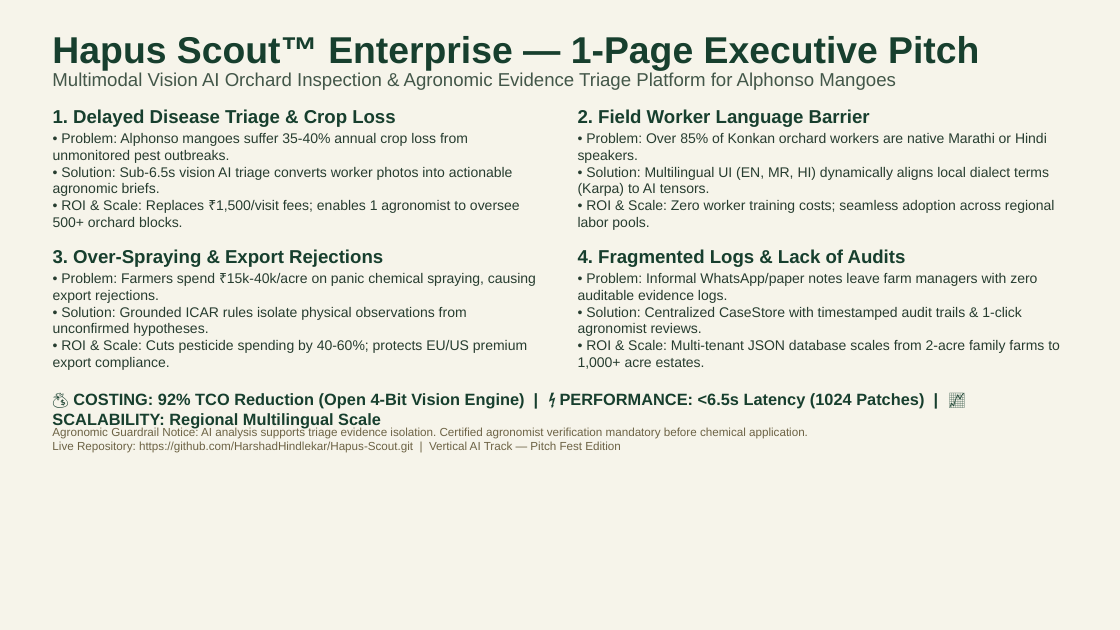
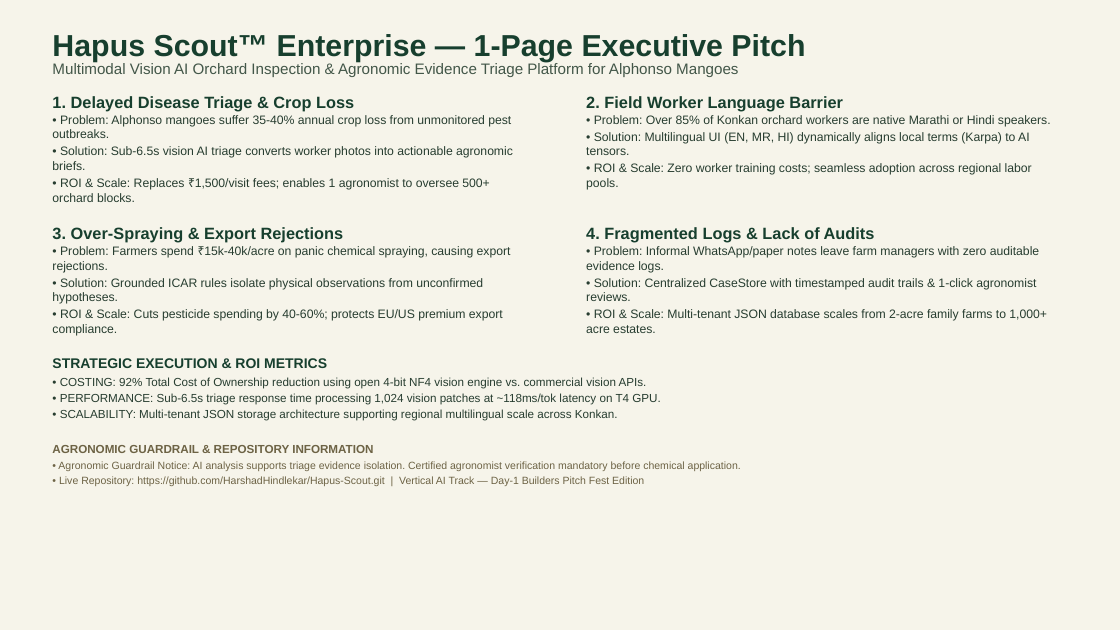
Before and after one commit to HarshadHindlekar/Hapus-Scout, a slide deck: slide 1 of output/presentation/hapus-scout-day1.pptx. Drawn at 1120x630 pixels with LibreOffice and Linux fonts; fonts in the diff are those of the drawing. Boxes give left, top, right and bottom in pixels: in the first picture for what was removed or moved away, otherwise in the second. Text is boxed around its words. In the diff, an @@ line names an element or a change of style, - is before the commit and + after.

Commit message:
fix(pitch): adjust vertical layout geometry and paragraph spacing to eliminate text collisions in PPTX and PDF

```diff
--- a/output/presentation/hapus-scout-day1.pptx
+++ b/output/presentation/hapus-scout-day1.pptx
@@ text "Hapus Scout™ Enterprise — 1-Page ..." at bbox=[52, 34, 805, 62]: size 32 to 26 pt; more space between paragraphs @@
@@ text "Multimodal Vision AI Orchard Inspection ...": place and size @@
-text "Multimodal Vision AI Orchard Inspection ..." at bbox=[52, 72, 896, 90]
+text "Multimodal Vision AI Orchard Inspection ..." at bbox=[52, 62, 738, 77]
@@ text "Multimodal Vision AI Orchard Inspection ..." at bbox=[52, 62, 738, 77]: size 16 to 13 pt; more space between paragraphs @@
@@ text "1. Delayed Disease Triage & ...": place and size @@
-text "1. Delayed Disease Triage & ..." at bbox=[53, 109, 395, 127]
+text "1. Delayed Disease Triage & ..." at bbox=[52, 96, 354, 111]
@@ text at bbox=[52, 115, 513, 202]: text changed; size 12 to 10.5 pt @@
-• Problem: Alphonso mangoes suffer 35-40% annual crop loss from unmonitored pest outbreaks.
-• Solution: Sub-6.5s vision AI triage converts worker photos into actionable agronomic briefs.
-• ROI & Scale: Replaces ₹1,500/visit fees; enables 1 agronomist to oversee 500+ orchard blocks.
+• Problem: Alphonso mangoes suffer 35-40% annual crop loss from unmonitored pest outbreaks.
+• Solution: Sub-6.5s vision AI triage converts worker photos into actionable agronomic briefs.
+• ROI & Scale: Replaces ₹1,500/visit fees; enables 1 agronomist to oversee 500+ orchard blocks.
@@ text "2. Field Worker Language Barrier": place and size @@
-text "2. Field Worker Language Barrier" at bbox=[578, 109, 870, 127]
+text "2. Field Worker Language Barrier" at bbox=[586, 96, 843, 111]
@@ text at bbox=[586, 115, 1051, 190]: text changed; size 12 to 10.5 pt @@
-• Problem: Over 85% of Konkan orchard workers are native Marathi or Hindi speakers.
-• Solution: Multilingual UI (EN, MR, HI) dynamically aligns local dialect terms (Karpa) to AI tensors.
-• ROI & Scale: Zero worker training costs; seamless adoption across regional labor pools.
+• Problem: Over 85% of Konkan orchard workers are native Marathi or Hindi speakers.
+• Solution: Multilingual UI (EN, MR, HI) dynamically aligns local terms (Karpa) to AI tensors.
+• ROI & Scale: Zero worker training costs; seamless adoption across regional labor pools.
@@ text "3. Over-Spraying & Export Rejections": place and size @@
-text "3. Over-Spraying & Export Rejections" at bbox=[53, 249, 383, 267]
+text "3. Over-Spraying & Export Rejections" at bbox=[52, 227, 344, 243]
@@ size 16 to 14 pt; more space between paragraphs in 4 elements at bbox=[52, 96, 354, 111], bbox=[586, 96, 843, 111], bbox=[52, 227, 344, 243], bbox=[586, 227, 875, 243] @@
@@ text "4. Fragmented Logs & Lack ...": place and size @@
-text "4. Fragmented Logs & Lack ..." at bbox=[578, 249, 906, 267]
+text "4. Fragmented Logs & Lack ..." at bbox=[586, 227, 875, 243]
@@ text at bbox=[52, 246, 511, 336]: text changed; size 12 to 10.5 pt @@
-• Problem: Farmers spend ₹15k-40k/acre on panic chemical spraying, causing export rejections.
-• Solution: Grounded ICAR rules isolate physical observations from unconfirmed hypotheses.
-• ROI & Scale: Cuts pesticide spending by 40-60%; protects EU/US premium export compliance.
+• Problem: Farmers spend ₹15k-40k/acre on panic chemical spraying, causing export rejections.
+• Solution: Grounded ICAR rules isolate physical observations from unconfirmed hypotheses.
+• ROI & Scale: Cuts pesticide spending by 40-60%; protects EU/US premium export compliance.
@@ text at bbox=[586, 246, 1047, 333]: text changed; size 12 to 10.5 pt @@
-• Problem: Informal WhatsApp/paper notes leave farm managers with zero auditable evidence logs.
-• Solution: Centralized CaseStore with timestamped audit trails & 1-click agronomist reviews.
-• ROI & Scale: Multi-tenant JSON database scales from 2-acre family farms to 1,000+ acre estates.
+• Problem: Informal WhatsApp/paper notes leave farm managers with zero auditable evidence logs.
+• Solution: Centralized CaseStore with timestamped audit trails & 1-click agronomist reviews.
+• ROI & Scale: Multi-tenant JSON database scales from 2-acre family farms to 1,000+ acre estates.
@@ text added at bbox=[52, 358, 327, 368], 12 pt, text #173F2E, bold @@
+STRATEGIC EXECUTION & ROI METRICS
@@ text at bbox=[60, 377, 660, 421]: text changed; size 14 to 10 pt; text colour #173F2E to #273D30; bold off @@
-💰 COSTING: 92% TCO Reduction (Open 4-Bit Vision Engine) | ⚡ PERFORMANCE: <6.5s Latency (1024 Patches) | 📈 SCALABILITY: Regional Multilingual Scale
+• COSTING: 92% Total Cost of Ownership reduction using open 4-bit NF4 vision engine vs. commercial vision APIs.
+• PERFORMANCE: Sub-6.5s triage response time processing 1,024 vision patches at ~118ms/tok latency on T4 GPU.
+• SCALABILITY: Multi-tenant JSON storage architecture supporting regional multilingual scale across Konkan.
@@ text added at bbox=[52, 445, 373, 453], 10 pt, text #6D6345, bold @@
+AGRONOMIC GUARDRAIL & REPOSITORY INFORMATION
@@ text at bbox=[58, 461, 741, 486]: text changed; size 10 to 9 pt @@
-Agronomic Guardrail Notice: AI analysis supports triage evidence isolation. Certified agronomist verification mandatory before chemical application.
-Live Repository: https://github.com/HarshadHindlekar/Hapus-Scout.git | Vertical AI Track — Pitch Fest Edition
+• Agronomic Guardrail Notice: AI analysis supports triage evidence isolation. Certified agronomist verification mandatory before chemical application.
+• Live Repository: https://github.com/HarshadHindlekar/Hapus-Scout.git | Vertical AI Track — Day-1 Builders Pitch Fest Edition
```
Also in this commit, not shown: 2 other files.
